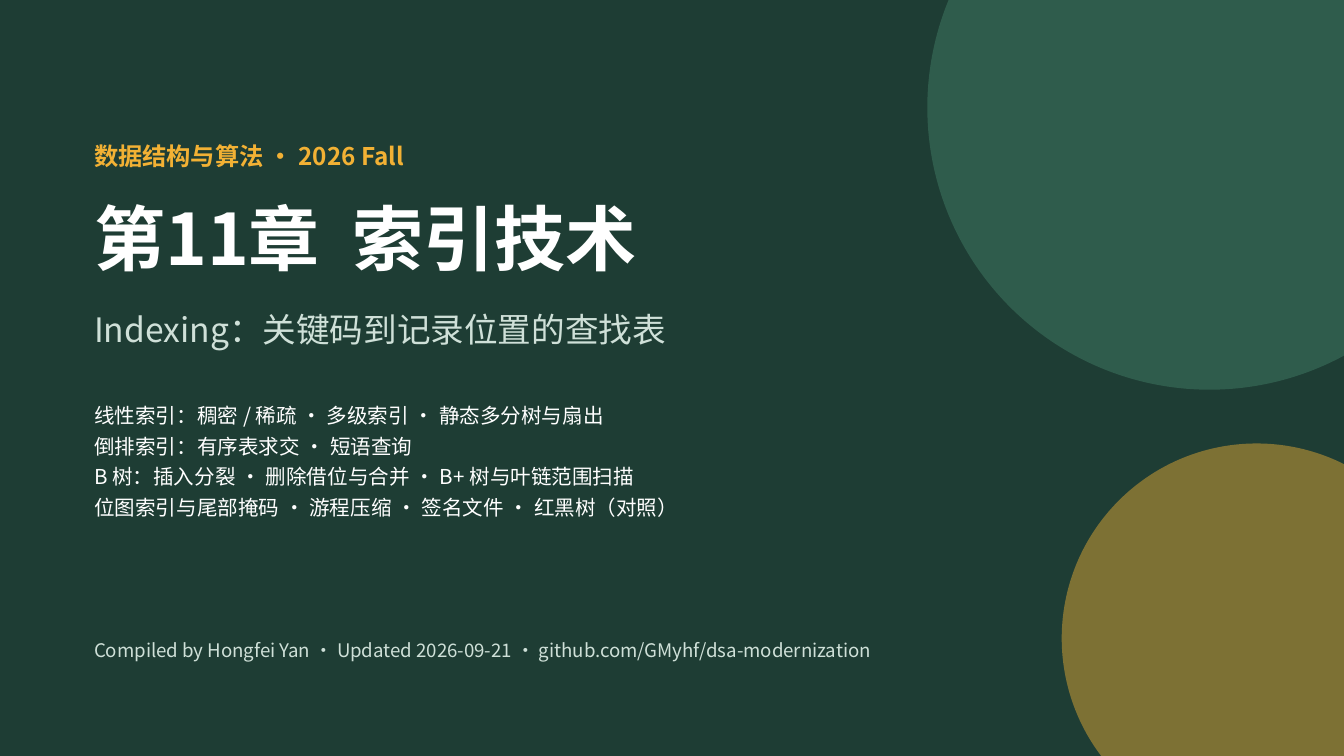
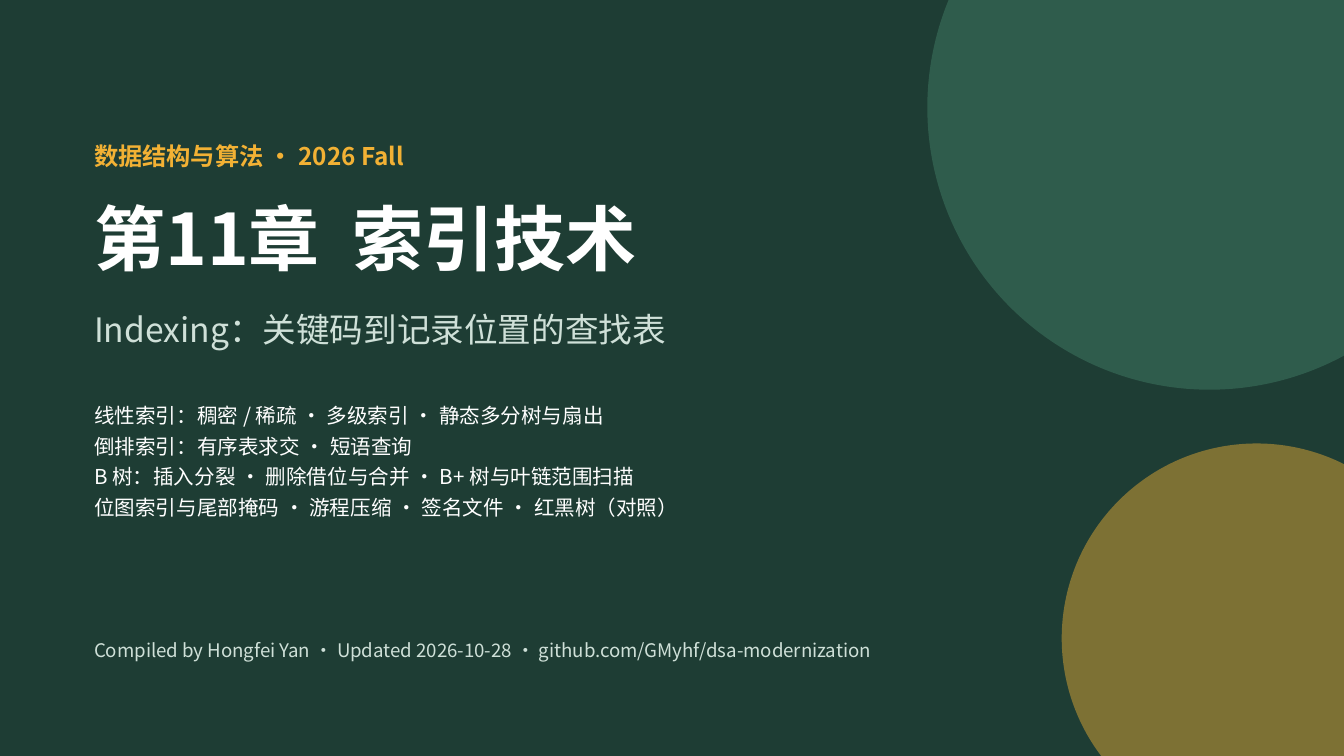
Before and after one commit to GMyhf/2026fall-cs201, a slide deck: slide 1 of courseware/202609_DSA_11_Index.pptx. Drawn at 1344x756 pixels with LibreOffice and Linux fonts; fonts in the diff are those of the drawing. Boxes give left, top, right and bottom in pixels: in the first picture for what was removed or moved away, otherwise in the second. Text is boxed around its words. In the diff, an @@ line names an element or a change of style, - is before the commit and + after.

```diff
--- a/courseware/202609_DSA_11_Index.pptx
+++ b/courseware/202609_DSA_11_Index.pptx
@@ text at [94, 642, 871, 662]: text changed @@
-Compiled by Hongfei Yan · Updated 2026-09-21 · github.com/GMyhf/dsa-modernization
+Compiled by Hongfei Yan · Updated 2026-10-28 · github.com/GMyhf/dsa-modernization
```
Also in this commit, not shown: 50 other slides changed, 4 slides added, 2 other files.
